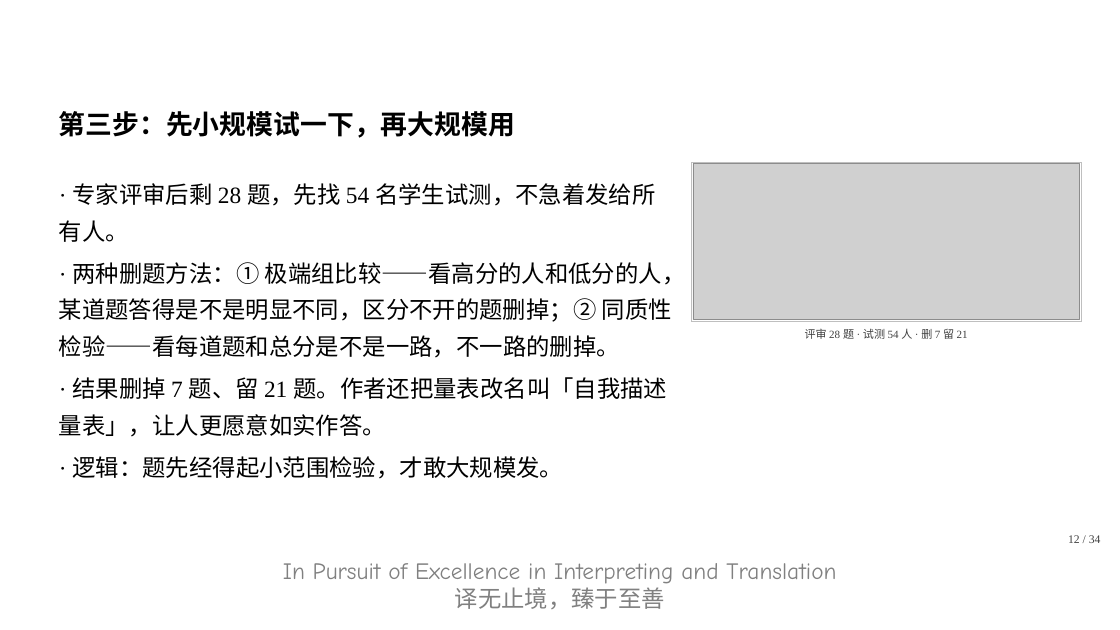
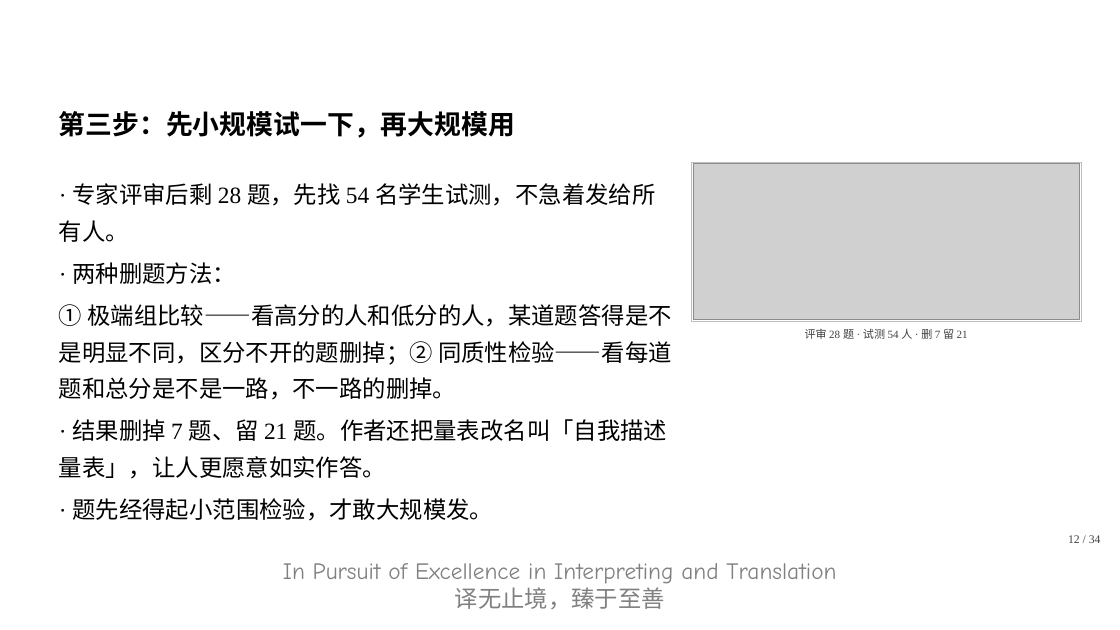
Before and after one commit to CodingGeoff/translation-research-202610, a slide deck: slide 12 of 翻译研究方法/第1组/问卷调查法正反例_v14.pptx. Drawn at 1120x630 pixels with LibreOffice and Linux fonts; fonts in the diff are those of the drawing; grey boxes stand for pictures; background and template pictures are left out. Boxes give left, top, right and bottom in pixels: in the first picture for what was removed or moved away, otherwise in the second. Text is boxed around its words. In the diff, an @@ line names an element or a change of style, - is before the commit and + after.

Commit message:
fix(翻译研究方法第1组): 字体设置补充a:hAnsi标签并更新问卷法正反例PPT

```diff
--- a/翻译研究方法/第1组/问卷调查法正反例_v14.pptx
+++ b/翻译研究方法/第1组/问卷调查法正反例_v14.pptx
@@ text at (59, 262, 672, 400): text changed @@
-· 两种删题方法：① 极端组比较——看高分的人和低分的人，某道题答得是不是明显不同，区分不开的题删掉；② 同质性检验——看每道题和总分是不是一路，不一路的删掉。
+· 两种删题方法：
+① 极端组比较——看高分的人和低分的人，某道题答得是不是明显不同，区分不开的题删掉；② 同质性检验——看每道题和总分是不是一路，不一路的删掉。
@@ text at (72, 498, 493, 521): text changed @@
-· 逻辑：题先经得起小范围检验，才敢大规模发。
+· 题先经得起小范围检验，才敢大规模发。
```
Also in this commit, not shown: 17 other slides changed, 1 slide added, 20 other files.
